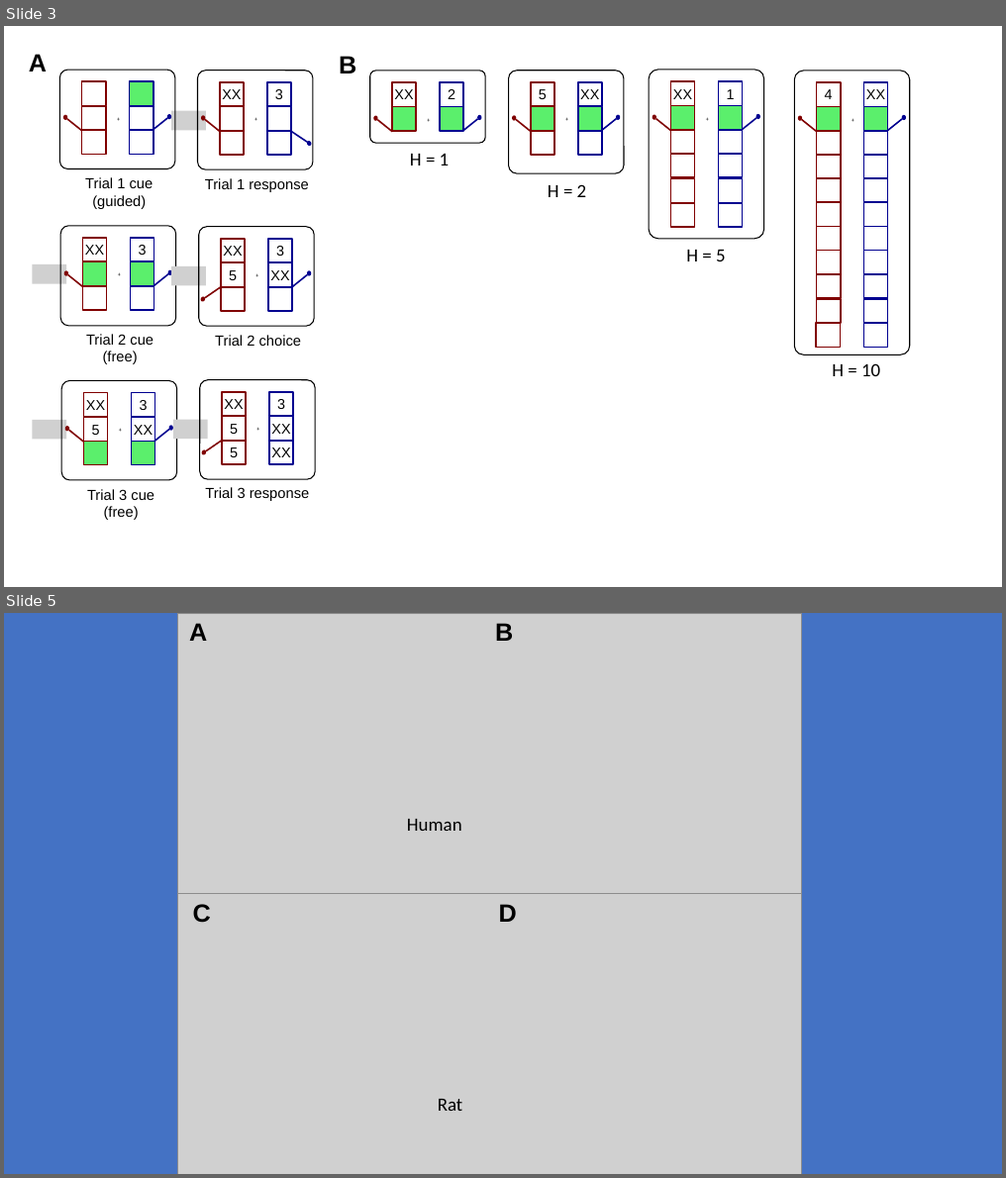
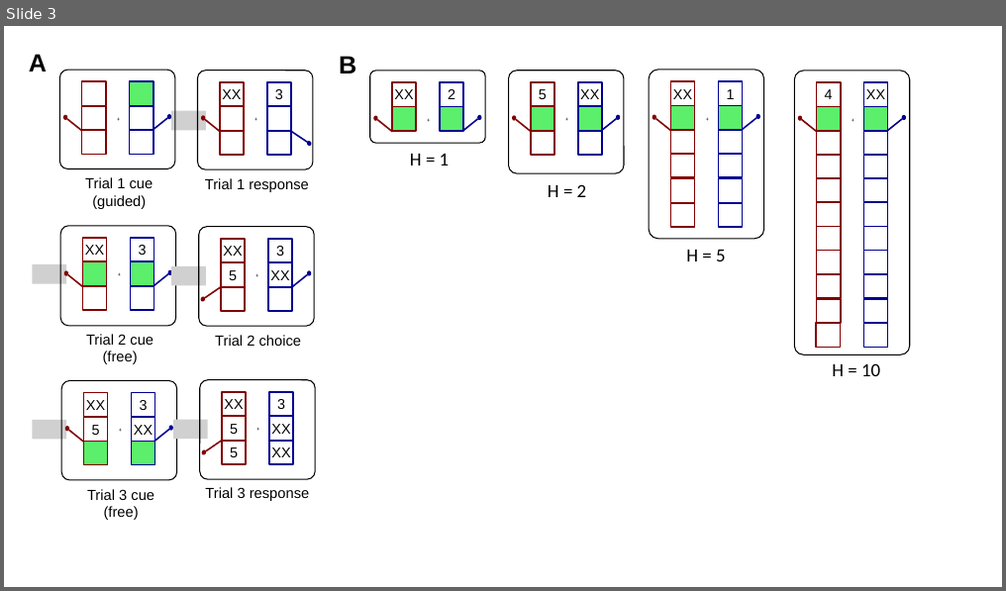
Before and after one commit to wangxsiyu/Fellous_Siyu_RatEE, a slide deck: Manuscript/figures_new_SW3-JM1-RW0.pptx. Shown one above the other, each under a label of ours: slides 3 and 5 before the commit, slide 3 after it; the slides between them are not shown. The pictures are 1006x1178 and 1006x591 pixels, drawn with LibreOffice and Linux fonts; fonts in the diff are those of the drawing; grey boxes stand for pictures. Boxes give left, top, right and bottom in pixels: in the first picture for what was removed or moved away, otherwise in the second. Text is boxed around its words. In the diff, an @@ line names an element or a change of style, - is before the commit and + after.

```diff
--- a/Manuscript/figures_new_SW3-JM1-RW0.pptx
+++ b/Manuscript/figures_new_SW3-JM1-RW0.pptx
@@ slide 5 removed at [4,613,1002,1174], background #4472C4 @@
@@ picture removed at [177,613,801,894] @@
@@ text removed at [189,623,207,641] @@
-A
@@ text removed at [495,623,513,641] @@
-B
@@ text removed at [407,819,462,831] @@
-Human
@@ picture removed at [177,894,801,1174] @@
@@ text removed at [193,904,211,923] @@
-C
@@ text removed at [499,904,517,922] @@
-D
@@ text removed at [438,1099,462,1111] @@
-Rat
```
Also in this commit, not shown: 2 slides changed, 9 slides added, 8 other slides removed, 40 other files.
